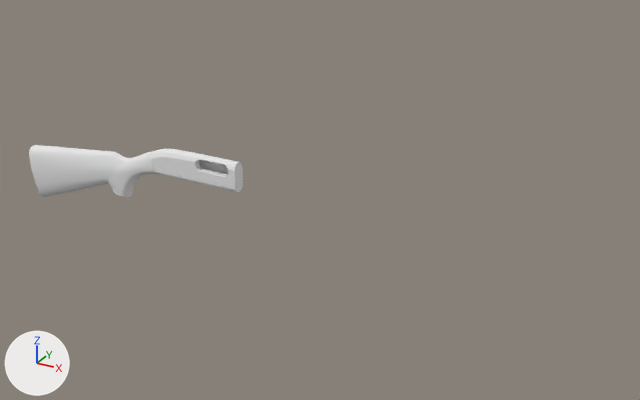
One commit to the Blender file Model 870/Model870-Wingmaster.blend: the scene before it, then after it.
Rendered twice from a 50 mm camera at (0.815, -1.301, 0.699) aimed at (0.071, 0.051, 0.023). The lights are fixed; the arrows at lower left show +X, +Y and +Z.

The first picture shows 'Reciever', 'Stock'.
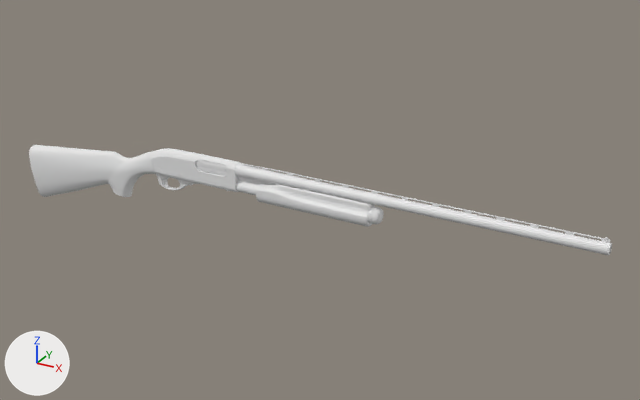
Where the newer file only moved an object's origin or applied its transform, the numbers keep the older frame.

Pixel boxes (x1, y1, x2, y2) of what changed, in the pictures (640 x 400 px):
'Barrel', added
    after: (235, 162, 612, 255)
'Grip', added
    after: (256, 184, 372, 227)
'Magazine', added
    after: (236, 177, 375, 208)
'Extractor', added
    after: (196, 159, 228, 176)
'Magazine Slot', added
    after: (368, 206, 384, 224)
'TriggerGuard', added
    after: (156, 174, 198, 190)

The change, as a list of edits to the scene's bpy script:
```text
Add me_cube_003:
    me_cube_003.from_pydata(...)  # 883 vertices, 851 faces; spans x -4.33..2.07, y -2.5..2.5, z -1.0..1.2
    me_cube_003.polygons.foreach_set('use_smooth', [True] * 851)
Add me_cylinder_001:
    me_cylinder_001.from_pydata(...)  # 3105 vertices, 3173 faces; spans x -0.47..2.73, y -1.22..1.22, z -1.98..0.0
    me_cylinder_001.polygons.foreach_set('use_smooth', [True] * 3173)
Add me_cylinder_002:
    me_cylinder_002.from_pydata(...)  # 298 vertices, 247 faces; spans x -2.39..1.0, y -1.0..1.0, z -1.0..1.04
    me_cylinder_002.polygons.foreach_set('use_smooth', [True] * 247)
Add me_cylinder_003:
    me_cylinder_003.from_pydata(...)  # 1026 vertices, 1056 faces; spans x -0.332..0.096, y -0.214..0.214, z -0.261..0.004
    me_cylinder_003.polygons.foreach_set('use_smooth', [True] * 1056)
Add me_cylinder_004:
    me_cylinder_004.from_pydata(...)  # 1068 vertices, 1074 faces; spans x -0.37..0.07, y -0.17..0.17, z 0.0..2.15
    me_cylinder_004.polygons.foreach_set('use_smooth', [True] * 1074)
Add me_plane:
    me_plane.from_pydata(...)  # 185 vertices, 180 faces; spans x -1.85..0.16, y -1.02..0.93, z -0.09..0.02
    me_plane.polygons.foreach_set('use_smooth', [True] * 180)
Add ob_triggerguard:
    ob_triggerguard = bpy.data.objects.new('TriggerGuard', me_cube_003)
    ob_triggerguard.location = (-0.205, 0.0, 0.014)
    ob_triggerguard.scale = (0.0167, 0.00315, 0.0143)
    _m = ob_triggerguard.modifiers.new('Subsurf', 'SUBSURF')
    _m.levels = 2
Add ob_barrel:
    ob_barrel = bpy.data.objects.new('Barrel', me_cylinder_001)
    ob_barrel.location = (0.615, 0.0, 0.087)
    ob_barrel.rotation_euler = (0.0, 1.571, 0.0)  # degrees (0, 90, 0)
    ob_barrel.scale = (0.0103, 0.0103, 0.351)
    _m = ob_barrel.modifiers.new('Subsurf', 'SUBSURF')
    _m.levels = 2
Add ob_magazine:
    ob_magazine = bpy.data.objects.new('Magazine', me_cylinder_002)
    ob_magazine.location = (0.062, 0.0, 0.041)
    ob_magazine.rotation_euler = (0.0, 1.571, 0.0)  # degrees (0, 90, 0)
    ob_magazine.scale = (0.0107, 0.0107, 0.142)
    _m = ob_magazine.modifiers.new('Subsurf', 'SUBSURF')
Add ob_magazine_slot:
    ob_magazine_slot = bpy.data.objects.new('Magazine Slot', me_cylinder_003)
    ob_magazine_slot.location = (0.204, 0.0, 0.052)
    ob_magazine_slot.rotation_euler = (0.0, 1.571, 0.0)  # degrees (0, 90, 0)
    ob_magazine_slot.scale = (-0.0766, -0.0766, -0.0766)
    _m = ob_magazine_slot.modifiers.new('Subsurf', 'SUBSURF')
Add ob_grip:
    ob_grip = bpy.data.objects.new('Grip', me_cylinder_004)
    ob_grip.location = (0.204, 0.0, 0.059)
    ob_grip.rotation_euler = (0.0, 1.571, 0.0)  # degrees (0, 90, 0)
    ob_grip.scale = (-0.108, -0.108, -0.108)
    _m = ob_grip.modifiers.new('Subsurf', 'SUBSURF')
    _m.levels = 2
Add ob_extractor:
    ob_extractor = bpy.data.objects.new('Extractor', me_plane)
    ob_extractor.location = (-0.096, -0.01, 0.072)
    ob_extractor.rotation_euler = (1.571, 0.0, 0.0)  # degrees (90, 0, 0)
    ob_extractor.scale = (0.0411, 0.0142, 0.0411)
    _m = ob_extractor.modifiers.new('Subsurf', 'SUBSURF')
    _m.levels = 3
```
